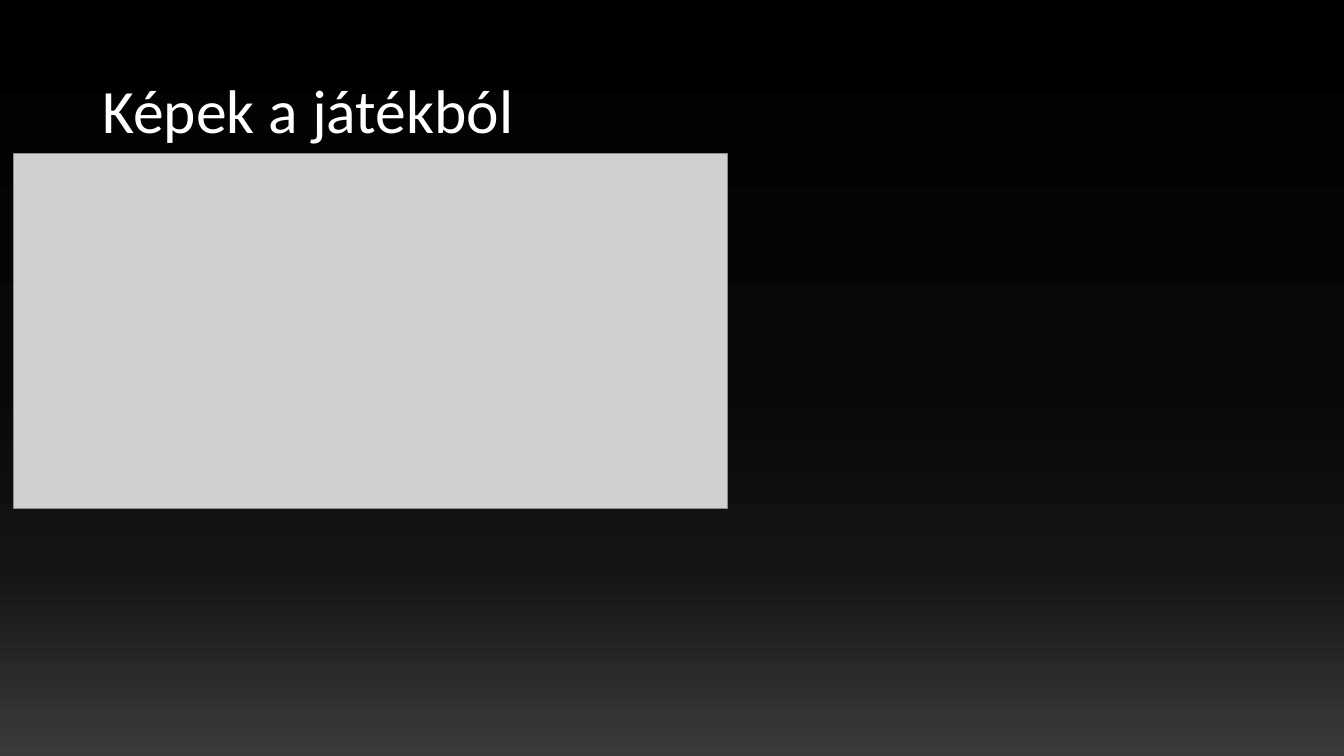
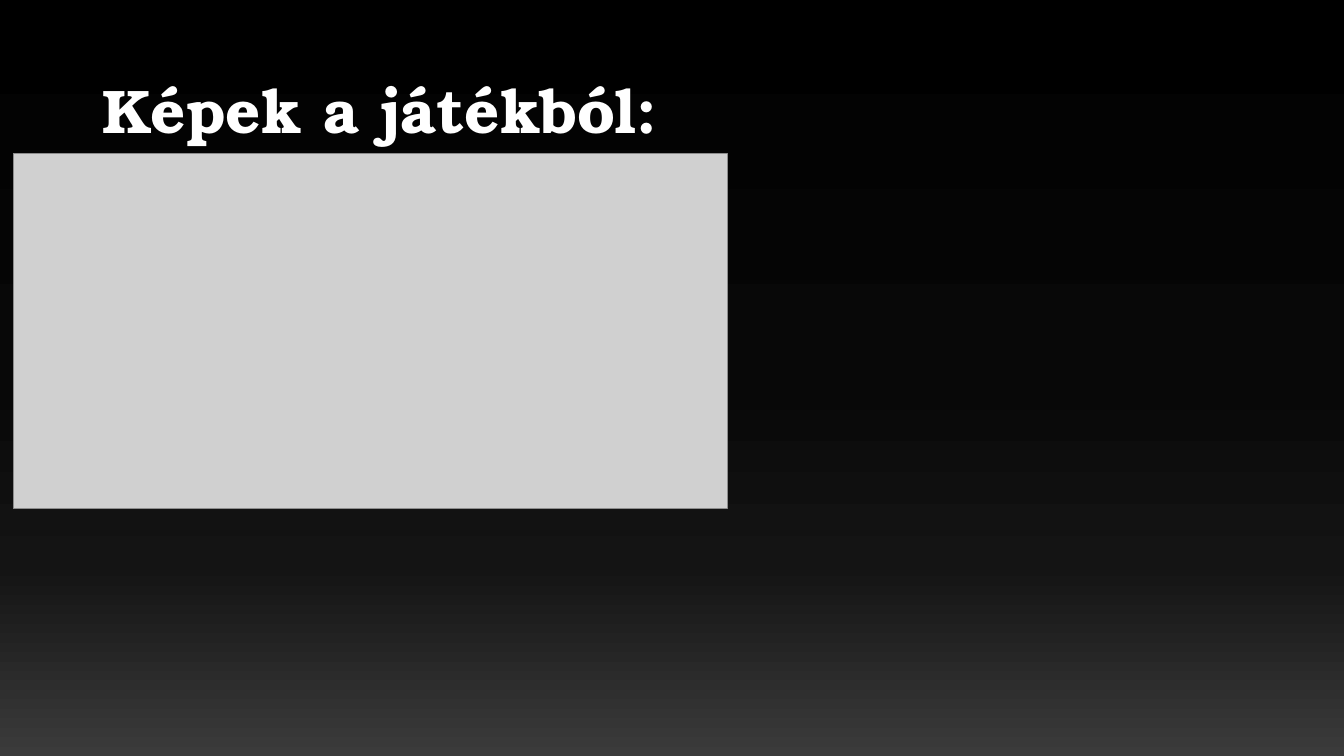
Before and after one commit to szollingerrajmund/SpaceHunter, a slide deck: slide 7 of PPT/Space Hunter.pptx. Drawn at 1344x756 pixels with LibreOffice and Linux fonts; fonts in the diff are those of the drawing; grey boxes stand for pictures. Boxes give left, top, right and bottom in pixels: in the first picture for what was removed or moved away, otherwise in the second. Text is boxed around its words. In the diff, an @@ line names an element or a change of style, - is before the commit and + after.

```diff
--- a/PPT/Space Hunter.pptx
+++ b/PPT/Space Hunter.pptx
@@ title at box(102, 86, 658, 147): text changed; font Calibri to TeX Gyre Bonum; bold on @@
-Képek a játékból
+Képek a játékból:
```
Also in this commit, not shown: 6 other slides changed, 2 slides added, 2 slides removed, 1 other file.
